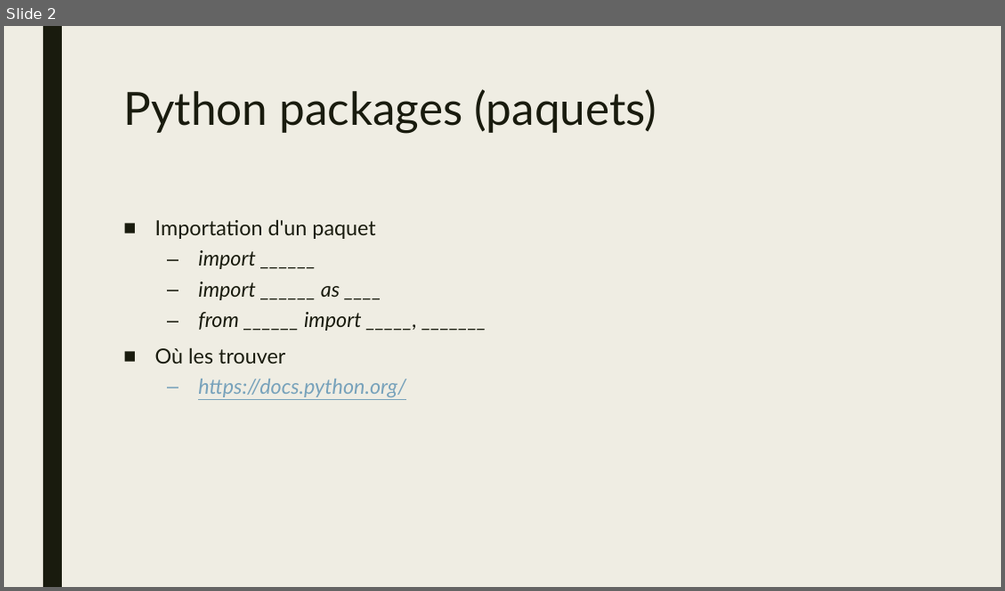
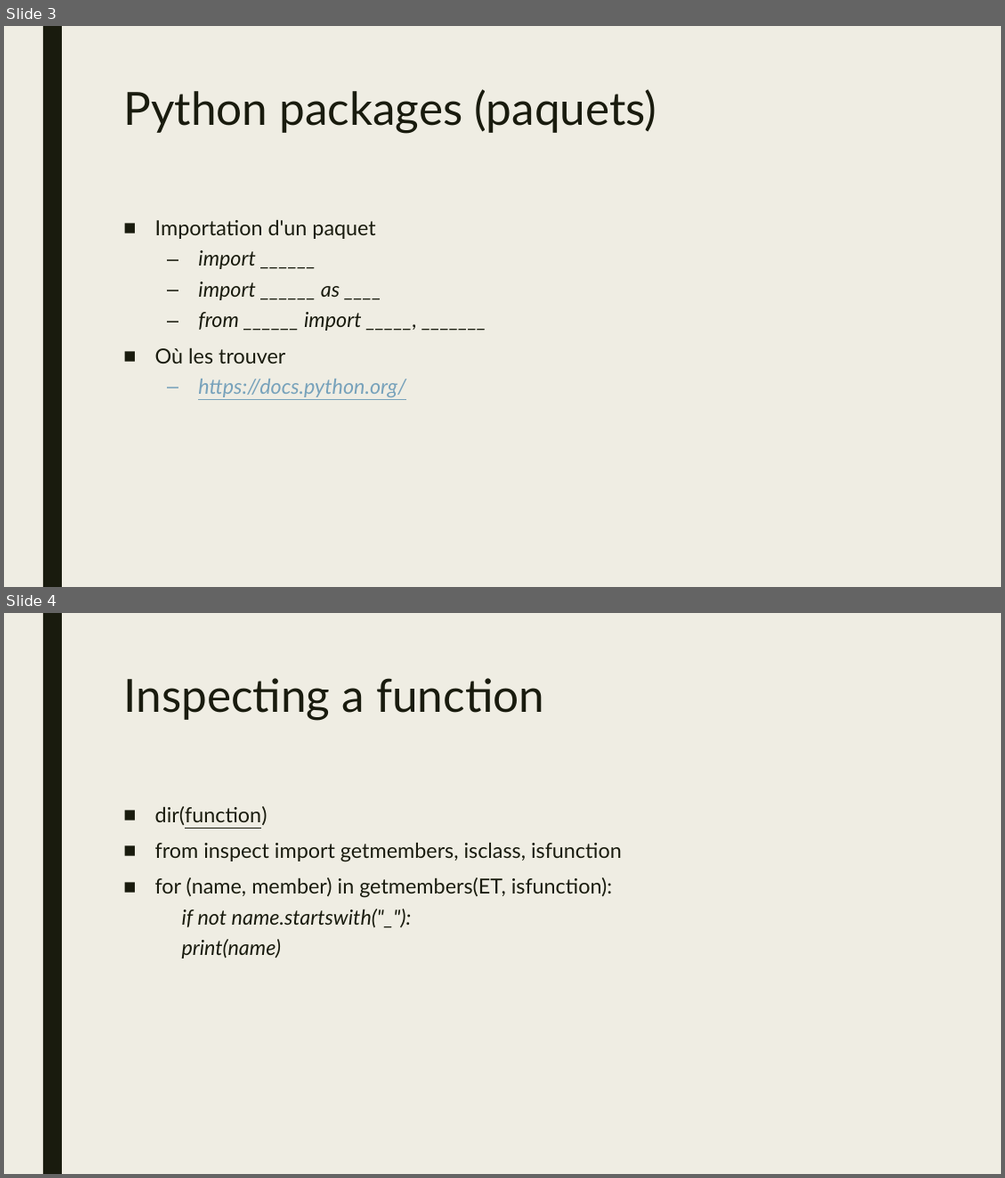
Before and after one commit to jamesgawley/xml, a slide deck: atelier_xml.pptx. Shown one above the other, each under a label of ours: slide 2 before the commit, slides 3 and 4 after it. The pictures are 1005x591 and 1005x1178 pixels, drawn with LibreOffice and Linux fonts; fonts in the diff are those of the drawing. Boxes give left, top, right and bottom in pixels: in the first picture for what was removed or moved away, otherwise in the second. Text is boxed around its words. In the diff, an @@ line names an element or a change of style, - is before the commit and + after.

```diff
--- a/atelier_xml.pptx
+++ b/atelier_xml.pptx
@@ slide 4 added at (4, 613, 1001, 1174), background #EFEDE3; not listed: 1 template element that a slide beside it also shows @@
@@ title added at (123, 678, 544, 720), 44 pt, text #191B0E @@
+Inspecting a function
@@ text added at (155, 806, 622, 958), 20 pt, text #191B0E @@
+■ dir(function)
+■ from inspect import getmembers, isclass, isfunction
+■ for (name, member) in getmembers(ET, isfunction):
+  if not name.startswith("_"):
+  print(name)
@@ what was slide 2 is now slide 3 @@
```
Also in this commit, not shown: 8 other slides added, 1 slide removed, 1 other file.
